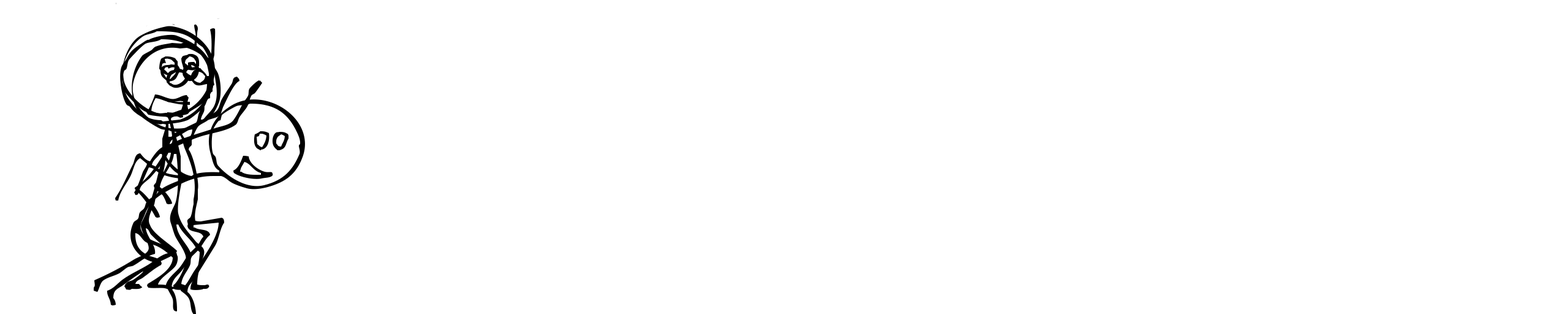
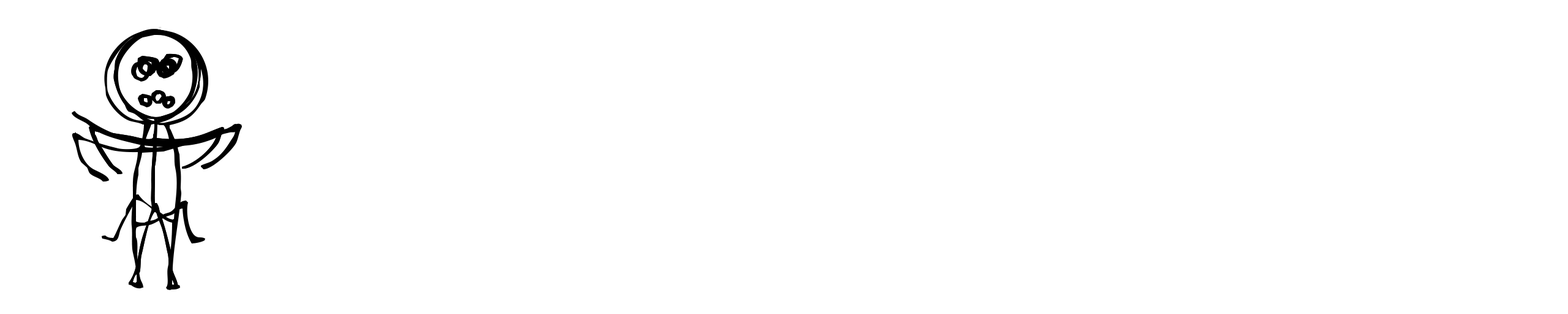
Two versions of the same layered image (1568px x 314px). Layer-by-layer changes:
hid group "Jump" (4 layers) over <box>93,2,306,314</box>
added group "Dance" with 4 layers over <box>71,26,242,290</box>
added layer "Layer 25" in group "Dance" over <box>71,26,242,290</box>
added layer "Layer 24" in group "Dance" over <box>88,28,225,288</box>
added layer "Layer 26" in group "Dance" over <box>71,28,242,289</box>
added layer "Layer 24 copy" in group "Dance" over <box>88,28,225,288</box>
